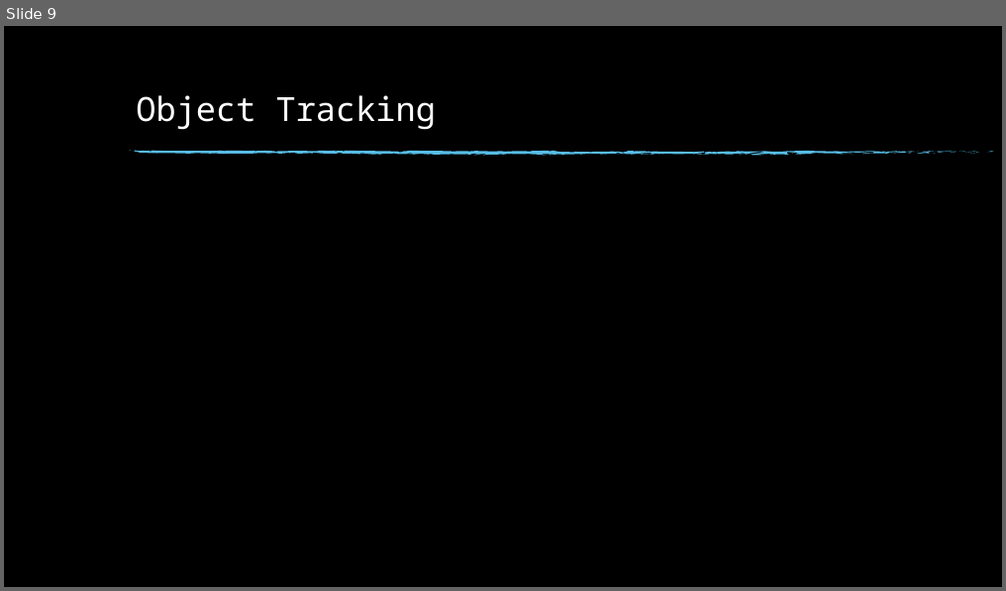
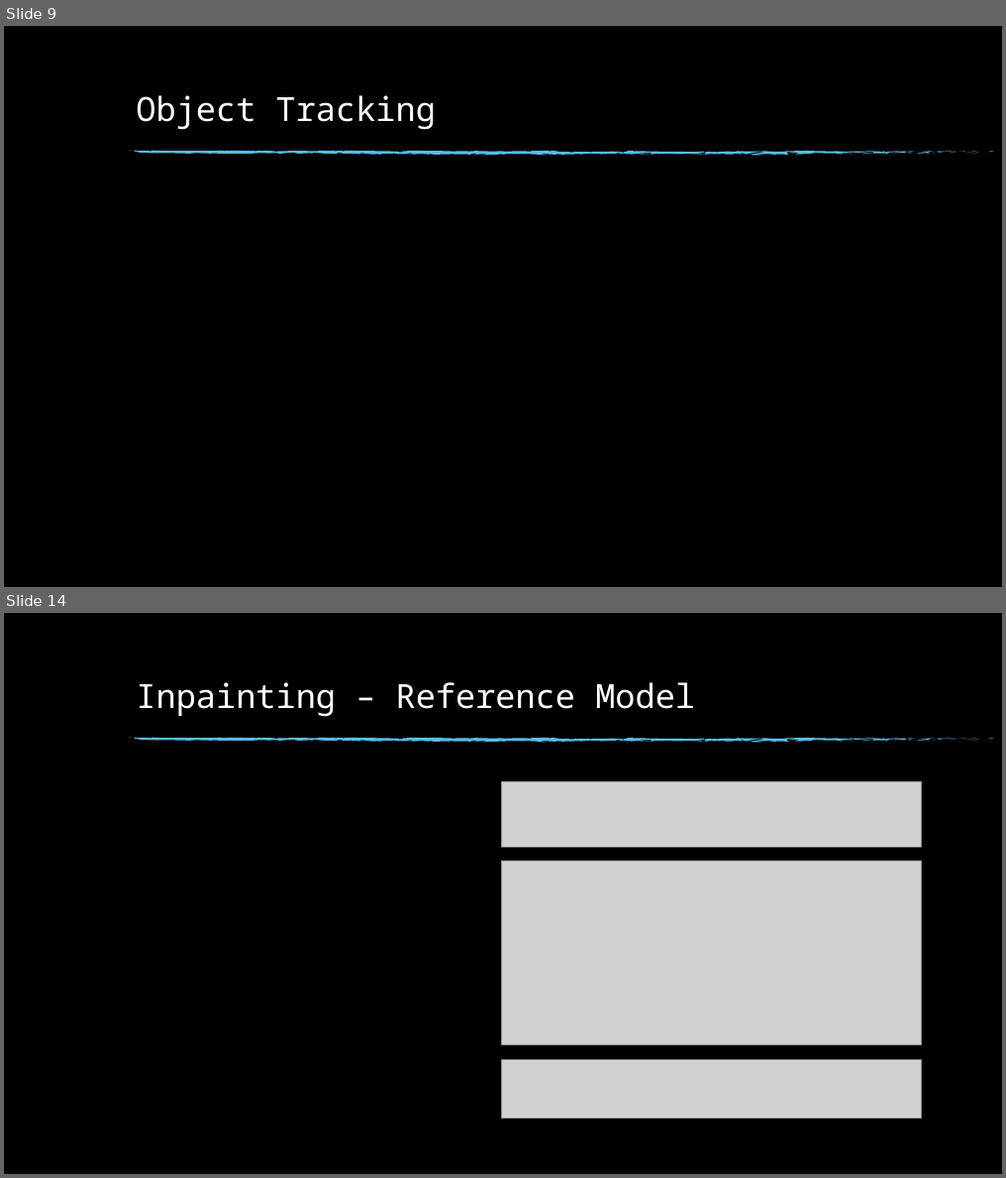
Before and after one commit to MKimiSH/PixMix-inpainting, a slide deck: Presentation.pptx. Shown one above the other, each under a label of ours: slide 9 before the commit, slides 9 and 14 after it; the slides between them are not shown. The pictures are 1006x591 and 1006x1178 pixels, drawn with LibreOffice and Linux fonts; fonts in the diff are those of the drawing; grey boxes stand for pictures; background and template pictures are left out. Boxes give left, top, right and bottom in pixels: in the first picture for what was removed or moved away, otherwise in the second. Text is boxed around its words. In the diff, an @@ line names an element or a change of style, - is before the commit and + after.

Commit message:
finished inpainting algorithm in pre.ppt

```diff
--- a/Presentation.pptx
+++ b/Presentation.pptx
@@ slide 14 added at (4,613,1002,1174), background picture (left out); not listed: 74 template elements that a slide beside it also shows @@
@@ title added at (136,682,695,717), 32 pt, text #FFFFFF @@
+Inpainting – Reference Model
@@ picture added at (502,781,922,847) @@
@@ picture added at (502,861,922,1045) @@
@@ picture added at (502,1059,922,1118) @@
```
Also in this commit, not shown: 7 slides changed, 6 other slides added, 2 slides removed.
